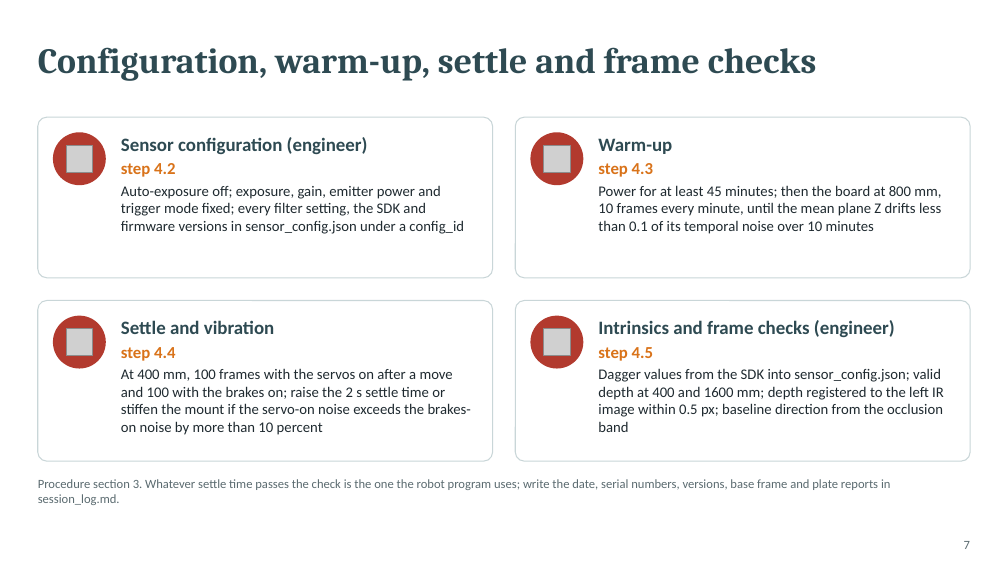
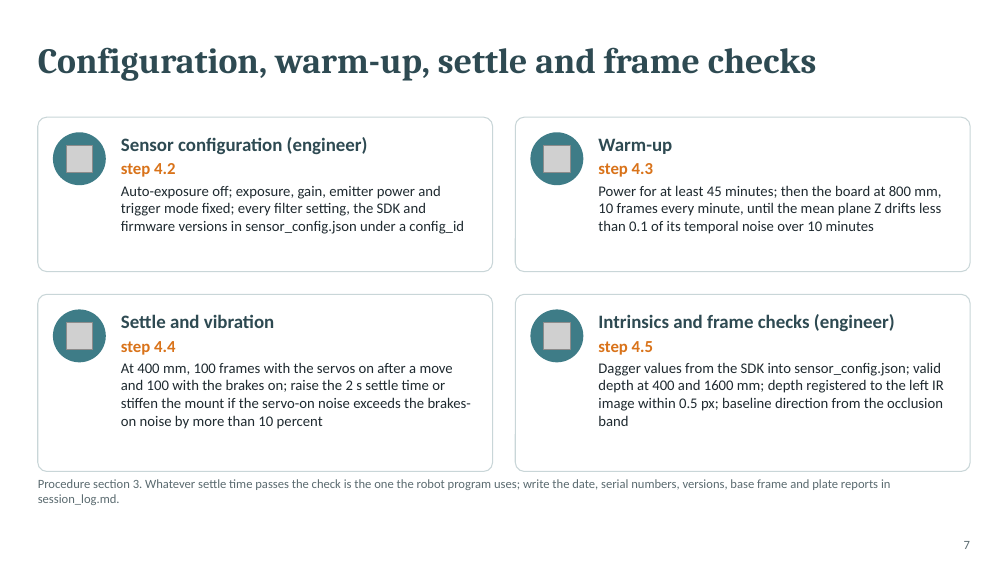
Before and after one commit to glibertyreach/sensor_performance_estimation, a slide deck: slide 7 of docs/presentations/vsx3000_test_procedure.pptx. Drawn at 1008x567 pixels with LibreOffice and Linux fonts; fonts in the diff are those of the drawing; grey boxes stand for pictures. Boxes give left, top, right and bottom in pixels: in the first picture for what was removed or moved away, otherwise in the second. Text is boxed around its words. In the diff, an @@ line names an element or a change of style, - is before the commit and + after.

```diff
--- a/docs/presentations/vsx3000_test_procedure.pptx
+++ b/docs/presentations/vsx3000_test_procedure.pptx
@@ rounded rectangle: place and size @@
-rounded rectangle at (38, 117, 493, 278)
+rounded rectangle at (38, 117, 493, 271)
@@ rounded rectangle: place and size @@
-rounded rectangle at (516, 117, 971, 278)
+rounded rectangle at (516, 117, 971, 271)
@@ rounded rectangle: place and size @@
-rounded rectangle at (38, 301, 493, 461)
+rounded rectangle at (38, 294, 493, 471)
@@ proportions changed in 4 elements at (38, 117, 493, 271), (516, 117, 971, 271), (38, 294, 493, 471), (516, 294, 971, 471) @@
@@ rounded rectangle: place and size @@
-rounded rectangle at (516, 301, 971, 461)
+rounded rectangle at (516, 294, 971, 471)
@@ text "Settle and vibration": place and size @@
-text "Settle and vibration" at (121, 320, 471, 435)
+text "Settle and vibration" at (121, 314, 471, 429)
@@ fill #B23A2E to #3E7C87 in 4 elements at (53, 132, 106, 185), (531, 132, 584, 185), (53, 309, 106, 362), (531, 309, 584, 362) @@
@@ 2 ellipses, 2 pictures: place and size @@
-2 ellipses, 2 pictures at (53, 315, 584, 368)
+2 ellipses, 2 pictures at (53, 309, 584, 362)
@@ text "Intrinsics and frame checks (engineer)": place and size @@
-text "Intrinsics and frame checks (engineer)" at (598, 320, 944, 432)
+text "Intrinsics and frame checks (engineer)" at (598, 314, 944, 426)
```
Also in this commit, not shown: 4 other slides changed, 18 other files.
